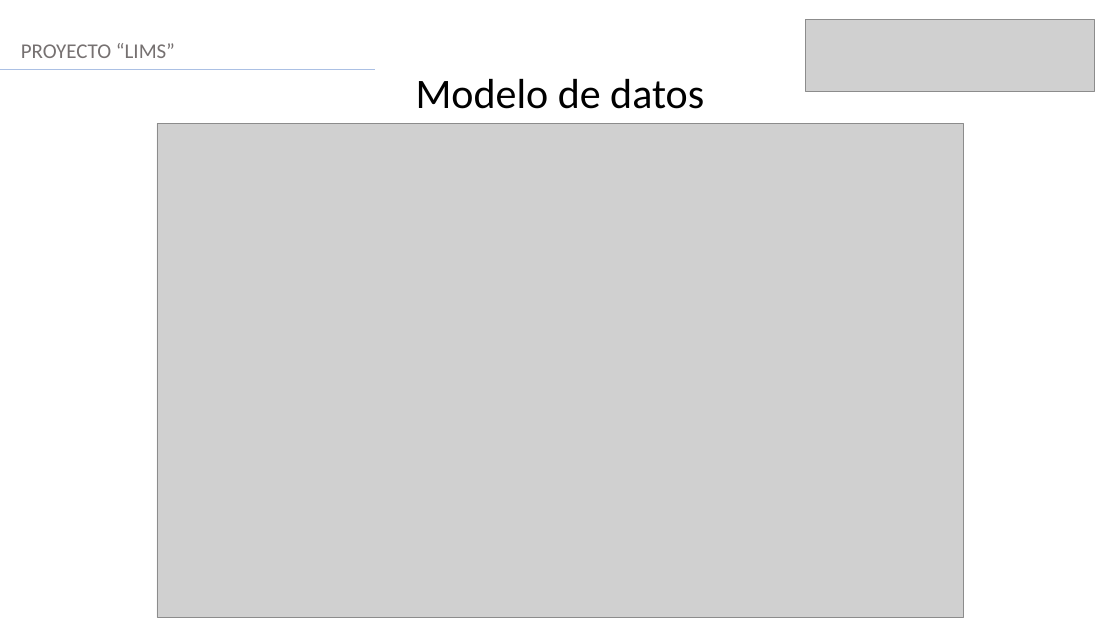
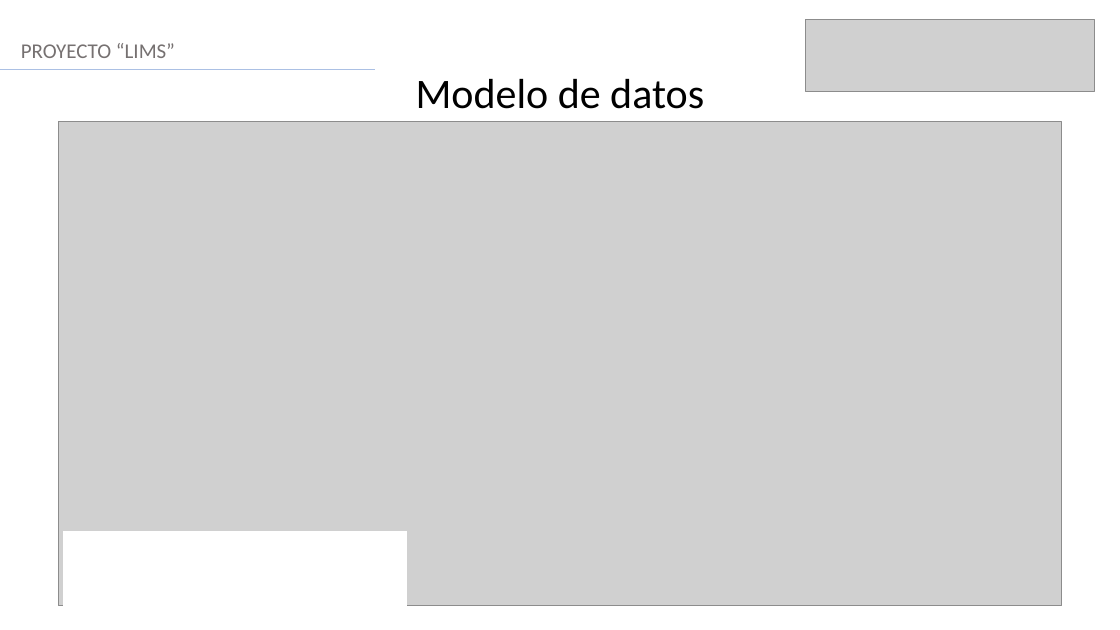
Before and after one commit to NicolasCardenas1/ConectaGo, a slide deck: slide 10 of Fase 3/Evidencias grupales/Presentación Final del proyecto (Español).pptx (slide 9 before the commit). Drawn at 1120x630 pixels with LibreOffice and Linux fonts; fonts in the diff are those of the drawing; grey boxes stand for pictures. Boxes give left, top, right and bottom in pixels: in the first picture for what was removed or moved away, otherwise in the second. Text is boxed around its words. In the diff, an @@ line names an element or a change of style, - is before the commit and + after.

```diff
--- a/Fase 3/Evidencias grupales/Presentación Final del proyecto (Español).pptx
+++ b/Fase 3/Evidencias grupales/Presentación Final del proyecto (Español).pptx
@@ picture: place and size @@
-picture at [157,124,964,618]
+picture at [58,122,1061,606]
@@ rectangle added at [64,532,406,609], fill #FFFFFF, outline #FFFFFF 1 pt @@
```
Also in this commit, not shown: 5 other slides changed, 1 slide added, 1 other file.
